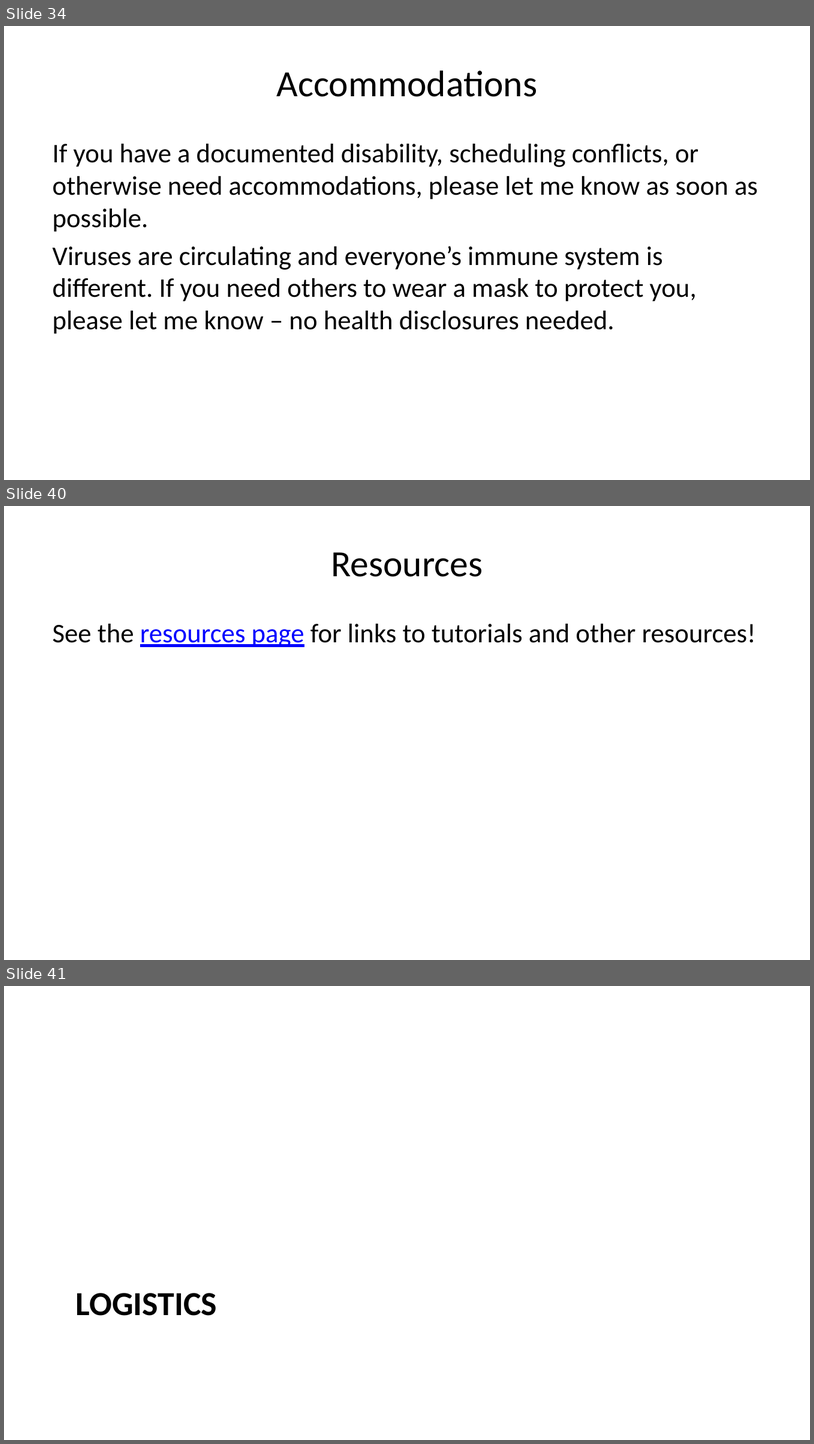
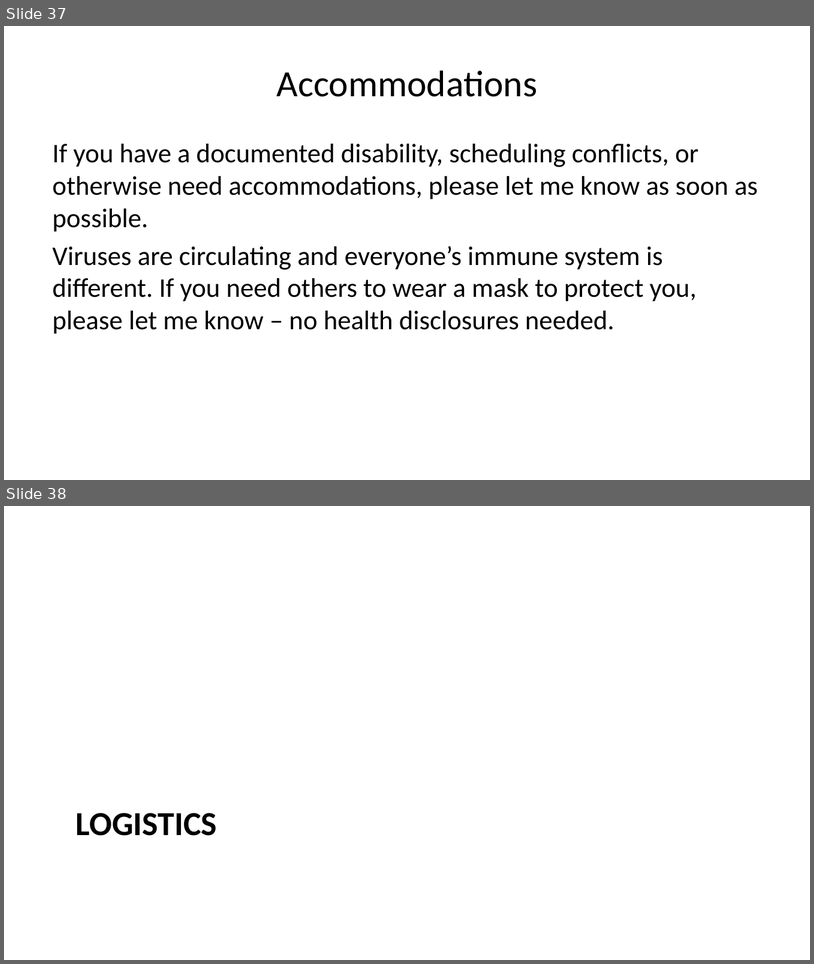
Before and after one commit to CEVE-421-521/ceve-421-521.github.io, a slide deck: lectures/week-01/index.pptx. Shown one above the other, each under a label of ours: slides 34, 40 and 41 before the commit, slides 37 and 38 after it; the slides between them are not shown. The pictures are 814x1444 and 814x964 pixels, drawn with LibreOffice and Linux fonts; fonts in the diff are those of the drawing. Boxes give left, top, right and bottom in pixels: in the first picture for what was removed or moved away, otherwise in the second. Text is boxed around its words. In the diff, an @@ line names an element or a change of style, - is before the commit and + after.

```diff
--- a/lectures/week-01/index.pptx
+++ b/lectures/week-01/index.pptx
@@ slide 40 removed at (x1=4, y1=506, x2=810, y2=960), background #FFFFFF @@
@@ title removed at (x1=331, y1=552, x2=483, y2=577) @@
-Resources
@@ text removed at (x1=53, y1=624, x2=756, y2=647) @@
-See the resources page for links to tutorials and other resources!
@@ what was slide 34 is now slide 37 @@
@@ what was slide 41 is now slide 38 @@
```
Also in this commit, not shown: 8 slides changed, 5 slides added, 5 other slides removed, 54 other files.
